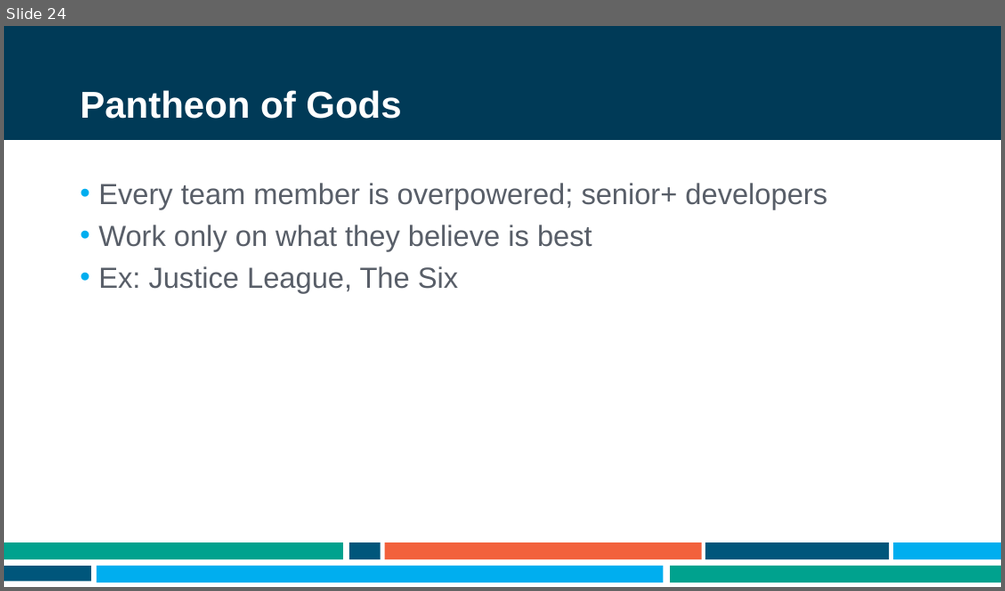
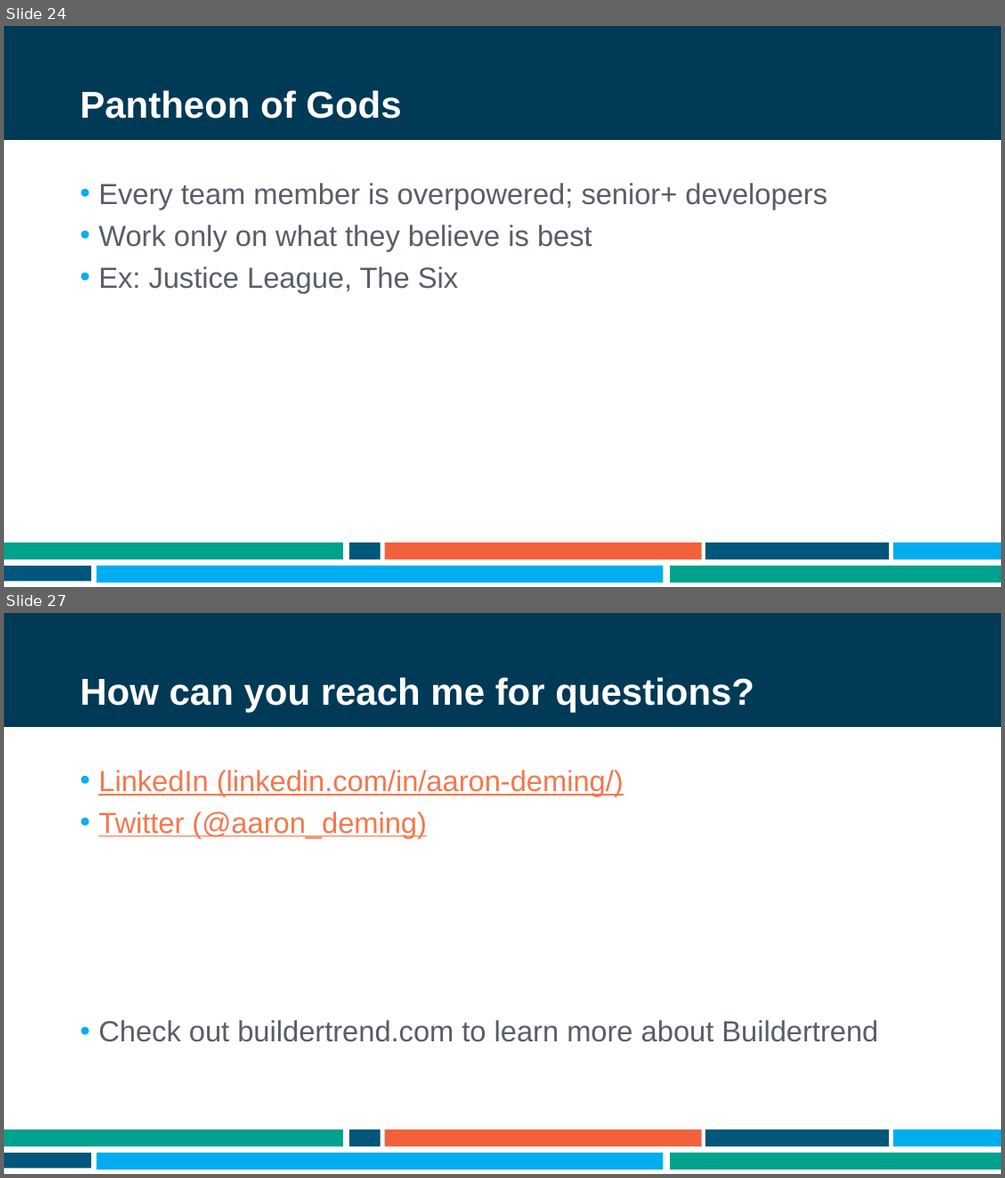
Before and after one commit to ademing/nebraska-code-2021, a slide deck: Presentation.pptx. Shown one above the other, each under a label of ours: slide 24 before the commit, slides 24 and 27 after it; the slides between them are not shown. The pictures are 1005x591 and 1005x1178 pixels, drawn with LibreOffice and Linux fonts; fonts in the diff are those of the drawing; background and template pictures are left out. Boxes give left, top, right and bottom in pixels: in the first picture for what was removed or moved away, otherwise in the second. Text is boxed around its words. In the diff, an @@ line names an element or a change of style, - is before the commit and + after.

```diff
--- a/Presentation.pptx
+++ b/Presentation.pptx
@@ slide 27 added at [4, 613, 1001, 1174], background #FFFFFF; not listed: 9 template elements that a slide beside it also shows @@
@@ title added at [80, 677, 754, 713], 36 pt, text #FFFFFF, bold @@
+How can you reach me for questions?
@@ text added at [98, 770, 878, 1042], 28 pt, text #F6774C, underline @@
+• LinkedIn (linkedin.com/in/aaron-deming/)
+• Twitter (@aaron_deming)
+• Check out buildertrend.com to learn more about Buildertrend
```
Also in this commit, not shown: 1 slide changed, 1 other slide added.
